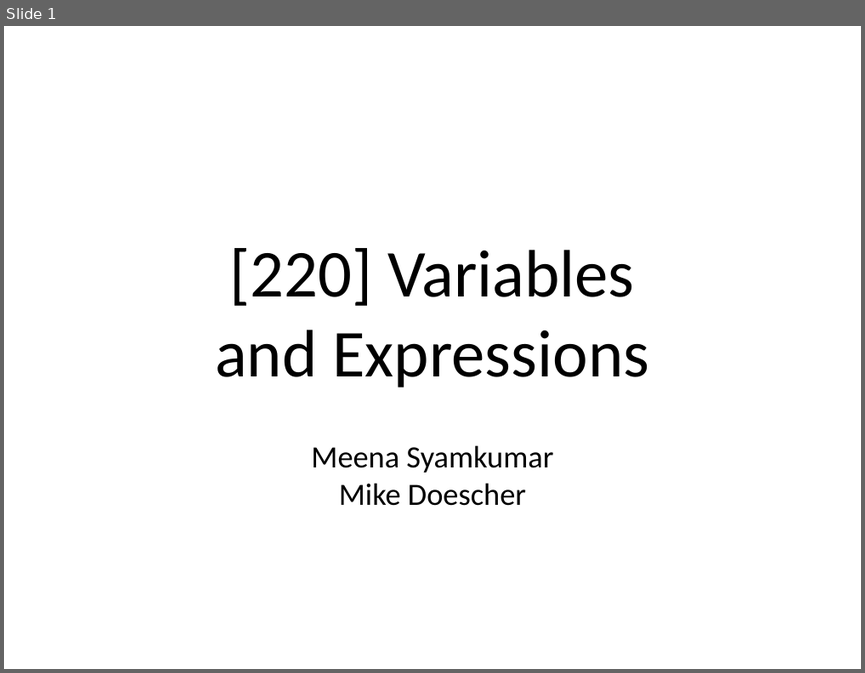
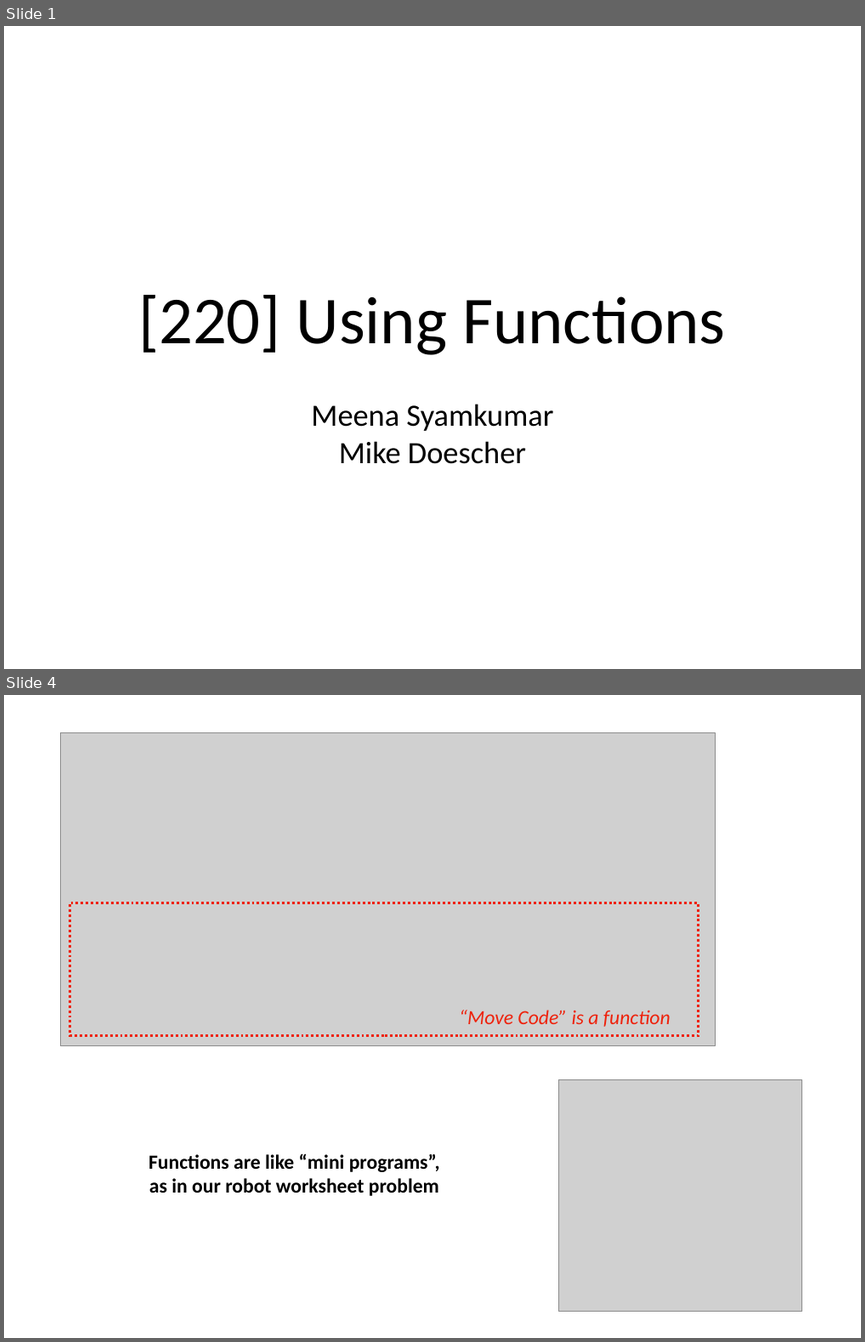
Before and after one commit to tylerharter/caraza-harter-com, a slide deck: tyler/meena/cs220/f20/materials/lec_05_F20.ppt. Shown one above the other, each under a label of ours: slide 1 before the commit, slides 1 and 4 after it; the slides between them are not shown. The pictures are 865x673 and 865x1342 pixels, drawn with LibreOffice and Linux fonts; fonts in the diff are those of the drawing; grey boxes stand for pictures. Boxes give left, top, right and bottom in pixels: in the first picture for what was removed or moved away, otherwise in the second. Text is boxed around its words. In the diff, an @@ line names an element or a change of style, - is before the commit and + after.

```diff
--- a/tyler/meena/cs220/f20/materials/lec_05_F20.ppt
+++ b/tyler/meena/cs220/f20/materials/lec_05_F20.ppt
@@ slide 4 added at (x1=4, y1=695, x2=861, y2=1338), background #FFFFFF @@
@@ picture added at (x1=61, y1=733, x2=715, y2=1046) @@
@@ rectangle added at (x1=70, y1=902, x2=698, y2=1036), outline #EE220C 3 pt dashed @@
@@ text added at (x1=459, y1=1009, x2=670, y2=1027), 24 pt, text #EE220C, italic @@
+“Move Code” is a function
@@ picture added at (x1=558, y1=1079, x2=802, y2=1310) @@
@@ text added at (x1=148, y1=1153, x2=440, y2=1196), 24 pt, text #000000, bold @@
+Functions are like “mini programs”,
+as in our robot worksheet problem
@@ slide 1 changed as well @@
@@ title at (x1=138, y1=295, x2=726, y2=355): text changed @@
-[220] Variables
-and Expressions
+[220] Using Functions
@@ subtitle "Meena Syamkumar" moved from (x1=311, y1=445, x2=553, y2=505) to (x1=311, y1=403, x2=553, y2=464) @@
```
Also in this commit, not shown: 27 other slides added, 58 slides removed.
